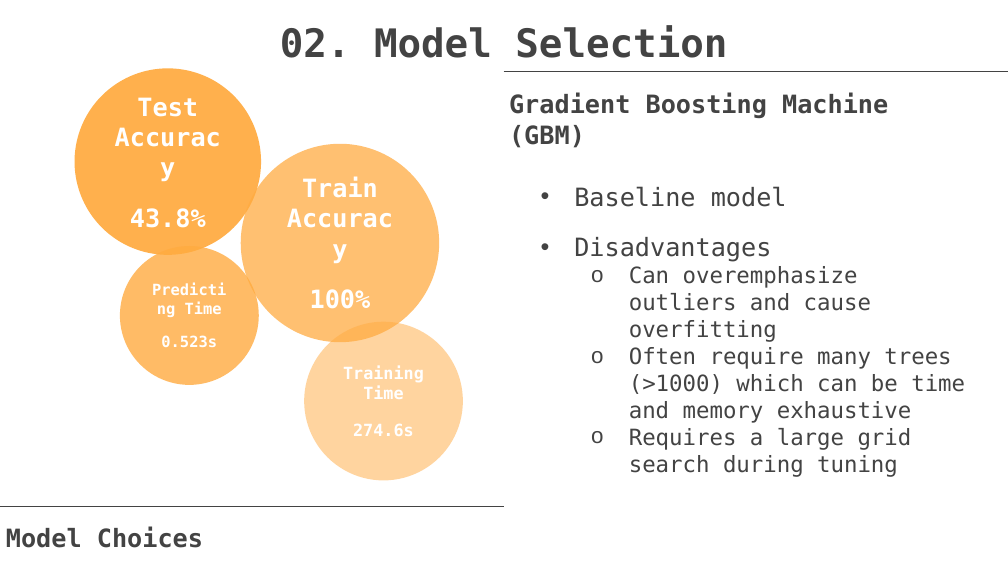
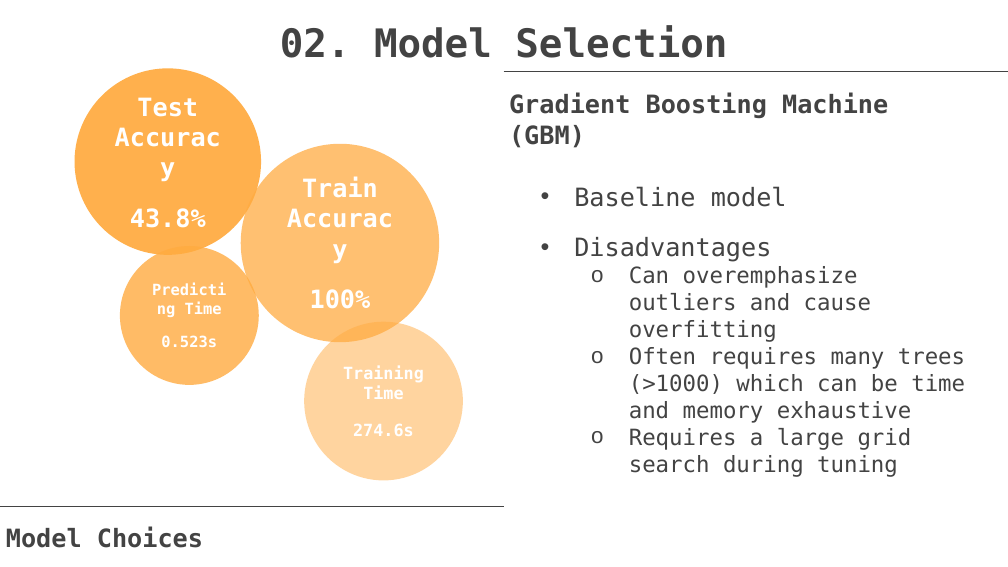
Before and after one commit to TZstatsADS/Fall2019-proj3-sec1--proj3-sec1-grp6, a slide deck: slide 5 of doc/Presentation(group 6).pptx. Drawn at 1008x567 pixels with LibreOffice and Linux fonts; fonts in the diff are those of the drawing; background and template pictures are left out. Boxes give left, top, right and bottom in pixels: in the first picture for what was removed or moved away, otherwise in the second. Text is boxed around its words. In the diff, an @@ line names an element or a change of style, - is before the commit and + after.

```diff
--- a/doc/Presentation(group 6).pptx
+++ b/doc/Presentation(group 6).pptx
@@ subtitle at bbox=[629, 347, 965, 423]: text changed @@
-  o Often require many trees (>1000) which can be time and memory exhaustive
+  o Often requires many trees (>1000) which can be time and memory exhaustive
```
Also in this commit, not shown: 2 other slides changed.
